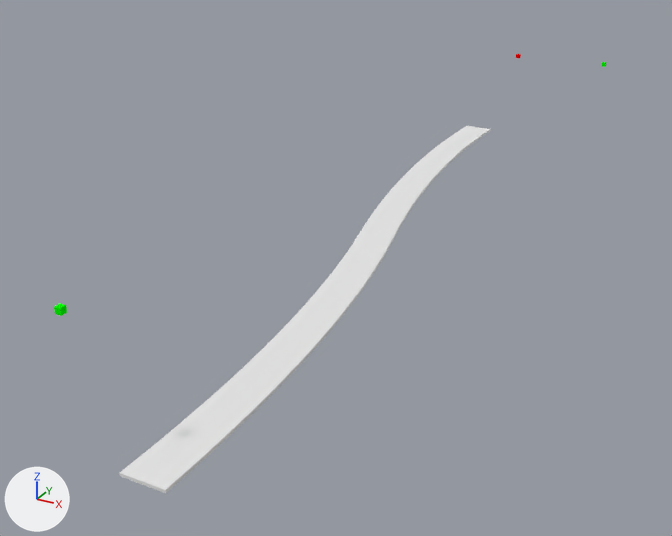
What one commit did to the Blender file railways3d/src/main/resources/Textures/blocks/dev-left-dev-green.blend.
Camera for both pictures: a 50 mm lens placed at (13.2, -14.2, 14.0), pointed at (-2.9, 15.2, -0.7). Arrows for +X, +Y and +Z are at lower left; the lights stay in place.

Objects in the first picture: 'Curve', 'Sem.002'.
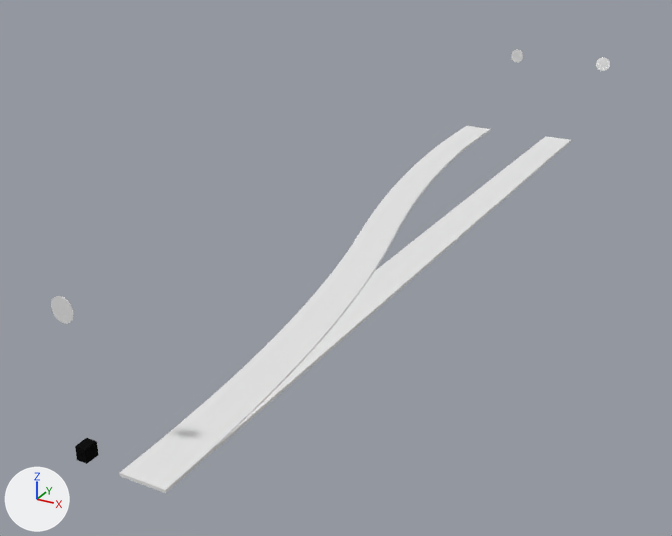
Boxes (x1, y1, x2, y2) around the edits, measured in the pictures (672 x 536 px):
'Track', shown
    after: (215, 136, 571, 450)
'Semaphore.002', added
    after: (51, 296, 74, 324)
'Cube', added (black)
    after: (75, 438, 98, 464)
'Semaphore', added
    after: (596, 57, 610, 71)
'Semaphore.001', added
    after: (511, 49, 524, 63)
'Sem.002', deleted
    before: (54, 303, 67, 316)
'Sem', deleted
    before: (601, 62, 606, 67)
'Sem.001', deleted
    before: (516, 54, 521, 58)

The change, as a list of edits to the scene's bpy script:
```text
Add mat_material:
    mat_material = diffuse_material('Material')
    mat_material.base_color = (0.00637, 0.00637, 0.00637)  # black #131313
Add mat_material_002:
    mat_material_002 = diffuse_material('Material.002')
    mat_material_002.base_color = (0.8, 0.8, 0.8)  # white #e7e7e7
Add mat_material_001:
    mat_material_001 = diffuse_material('Material.001')
    mat_material_001.base_color = (0.8, 0.8, 0.8)  # white #e7e7e7
Add mat_material_003:
    mat_material_003 = diffuse_material('Material.003')
    mat_material_003.base_color = (1.0, 1.0, 1.0)  # white #ffffff
Add me_cube:
    me_cube.from_pydata([(0.167, 0.213, -0.213), (0.167, -0.213, -0.213), (-0.168, -0.213, -0.213), (-0.167, 0.213, -0.213), (0.168, 0.213, 0.213), (0.167, -0.213, 0.213), (-0.168, -0.213, 0.213), (-0.168, 0.213, 0.213)], [], [(0, 1, 2, 3), (4, 7, 6, 5), (0, 4, 5, 1), (1, 5, 6, 2), (2, 6, 7, 3), (4, 0, 3, 7)])
    me_cube.materials.append(mat_material)  # black #131313
Add me_semaphore_002:
    me_semaphore_002.from_pydata(...)  # a 32-sided cylinder along y spanning x -0.35..0.35, y -0.01..0.01, z -0.35..0.35
    me_semaphore_002.materials.append(mat_material_002)  # its picture is missing
Add me_semaphore_001:
    me_semaphore_001.from_pydata(...)  # a 32-sided cylinder along y spanning x -3.004..-2.304, y 34.98..35.0, z 3.95..4.65
    me_semaphore_001.materials.append(mat_material_001)  # its picture is missing
Add me_semaphore:
    me_semaphore.from_pydata(...)  # a 32-sided cylinder along y spanning x 1.604..2.304, y 34.98..35.0, z 3.95..4.65
    me_semaphore.materials.append(mat_material_003)  # its picture is missing
Remove ob_sem_001:
    ob_sem_001 = bpy.data.objects.new('Sem.001', me_sem)
    ob_sem_001.location = (0.0, 0.0, 0.0)
Remove ob_sem:
    ob_sem = bpy.data.objects.new('Sem', me_sem_001)
    ob_sem.location = (0.0, 0.0, 0.0)
Remove ob_sem_002:
    ob_sem_002 = bpy.data.objects.new('Sem.002', me_sem_002)
    ob_sem_002.location = (0.0, 0.0, 0.0)
Change ob_track:
    remove ob_track.hide_set(True)  # its collection is switched off
Add ob_cube:
    ob_cube = bpy.data.objects.new('Cube', me_cube)
    ob_cube.location = (-1.95, 0.21, 0.21)
Add ob_semaphore_002:
    ob_semaphore_002 = bpy.data.objects.new('Semaphore.002', me_semaphore_002)
    ob_semaphore_002.location = (-1.95, 0.01, 4.3)
Add ob_semaphore_001:
    ob_semaphore_001 = bpy.data.objects.new('Semaphore.001', me_semaphore_001)
    ob_semaphore_001.location = (0.0, 0.0, 0.0)
Add ob_semaphore:
    ob_semaphore = bpy.data.objects.new('Semaphore', me_semaphore)
    ob_semaphore.location = (0.0, 0.0, 0.0)
```
